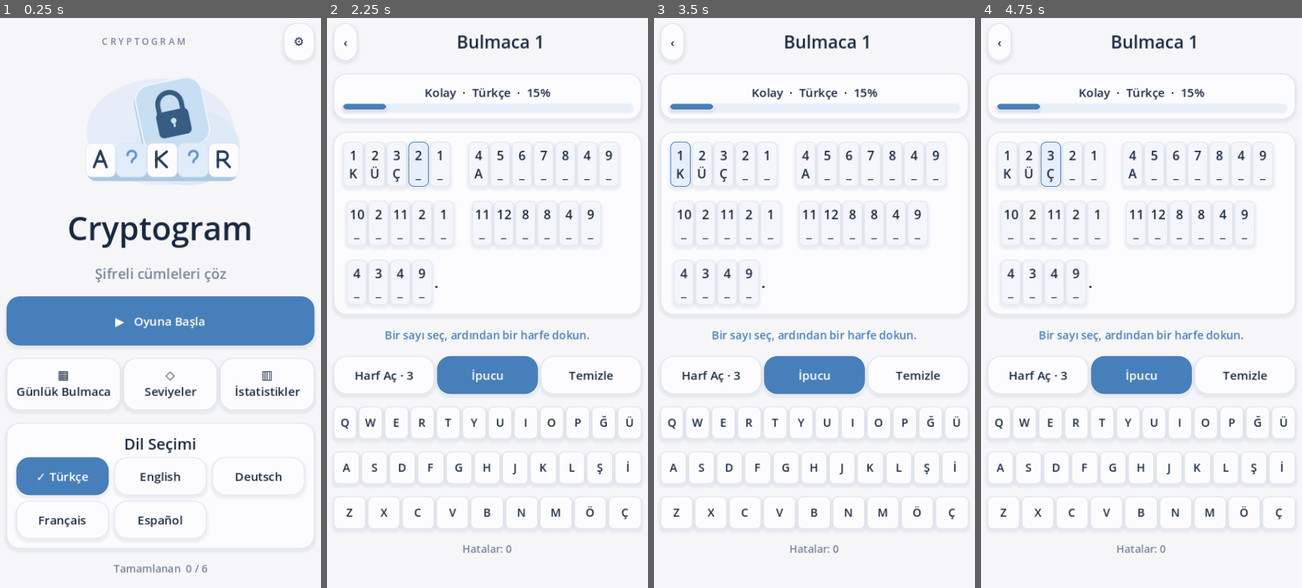
Above: before the commit, frames 1-4 (left to right).
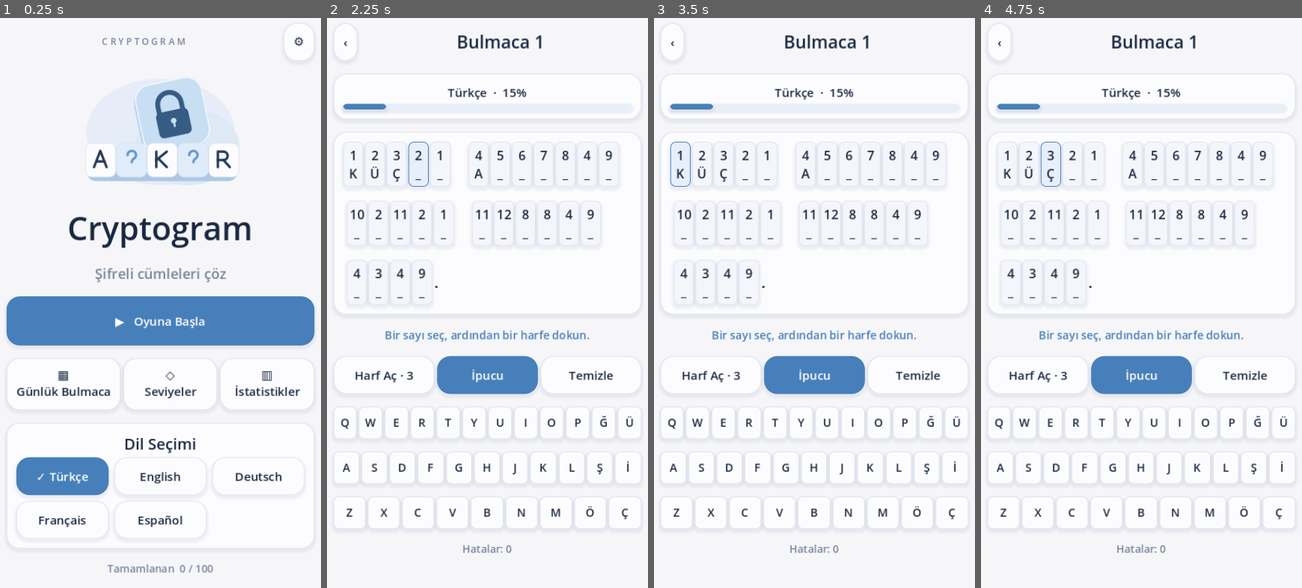
Above: after the commit, the same moments.

Repository: mehtapkirkgoz/cryptogram-mobile
Game: Godot game, scene res://scenes/main.tscn
The game is run twice, just before and just after one commit, with the same random seed, the same clock (stepped at 60 frames per second) and the same inputs.
Inputs:
- Up to frame 1 (0.25 s): no input
- Up to frame 2 (2.25 s): click "▶ Oyuna Başla" at 0.5 s; click "‹" at 1.25 s; click "▶ Oyuna Başla" at 2 s
- Up to frame 3 (3.5 s): click "1 K" at 2.75 s
- Up to frame 4 (4.75 s): click "2 Ü" at 3.5 s; click "3 Ç" at 4.25 s

The runs differ from the first frame. In frame 1, 0.2% of the frame differs, in the area x 33-67%, y 95-98%; in frame 2, 0.4%, in the area x 30-70%, y 12-15%; in frame 3, 0.4%; in frame 4, 0.4%.

Commit message:
Add tutorial flow and 100 progressive puzzles per language

Diff:
--- a/scripts/languages.gd
+++ b/scripts/languages.gd
@@ -7,6 +7,18 @@
 func _ready() -> void:
 	for code in CODES:
 		catalog[code] = JSON.parse_string(FileAccess.get_file_as_string("res://data/%s.json" % code))
+	_expand_puzzles("tr", ["MERAK", "CESARET", "SABIR", "DOSTLUK", "NEŞE", "UMUT", "BİLGİ", "DENGE", "SEVGİ", "EMEK"], ["YENİ YOLLAR AÇAR", "GÜÇ VERİR", "GÜZEL GÜNLER GETİRİR", "KALBİ ISITIR", "HER ŞEYİ DEĞİŞTİRİR", "İÇİMİZİ AYDINLATIR", "BİZİ İLERLETİR", "YARINI KURAR", "HAYATA RENK KATAR", "ZAMANI DEĞERLİ KILAR"])
+	_expand_puzzles("en", ["CURIOUS MINDS", "SMALL HABITS", "KIND WORDS", "BRAVE CHOICES", "QUIET MOMENTS", "FRESH IDEAS", "OPEN HEARTS", "PATIENT HANDS", "DAILY PRACTICE", "CLEAR GOALS"], ["OPEN NEW DOORS", "BRING BRIGHT DAYS", "MAKE ROOM FOR GROWTH", "SHAPE A BETTER PATH", "TURN QUESTIONS INTO WISDOM", "CREATE A LITTLE JOY", "BUILD TRUST OVER TIME", "HELP US MOVE FORWARD", "MAKE EACH STEP COUNT", "KEEP HOPE ALIVE"])
+	_expand_puzzles("de", ["NEUGIERIGE MENSCHEN", "KLEINE SCHRITTE", "GUTE WORTE", "MUTIGE WAHLEN", "RUHIGE MOMENTE", "FRISCHE IDEEN", "OFFENE HERZEN", "GEDULDIGE HÄNDE", "TÄGLICHE ÜBUNG", "KLARE ZIELE"], ["ÖFFNEN NEUE TÜREN", "BRINGEN HELLE TAGE", "SCHAFFEN NEUE WEGE", "GEBEN UNS KRAFT", "MACHEN FRAGEN KLAR", "BRINGEN FREUDE", "BAUEN VERTRAUEN AUF", "FÜHREN UNS WEITER", "LASSEN UNS WACHSEN", "HALTEN HOFFNUNG WACH"])
+	_expand_puzzles("fr", ["LES ESPRITS CURIEUX", "LES PETITS PAS", "LES MOTS GENTILS", "LES CHOIX COURAGEUX", "LES MOMENTS CALMES", "LES IDÉES NEUVES", "LES CŒURS OUVERTS", "LES MAINS PATIENTES", "LA PRATIQUE QUOTIDIENNE", "LES OBJECTIFS CLAIRS"], ["OUVRENT DE NOUVELLES PORTES", "APPORTENT DES JOURS LUMINEUX", "CRÉENT UN CHEMIN", "DONNENT DE LA FORCE", "TRANSFORMENT LES QUESTIONS", "FONT NAÎTRE LA JOIE", "BÂTISSENT LA CONFIANCE", "NOUS FONT AVANCER", "NOUS AIDENT À GRANDIR", "GARDENT L ESPOIR VIVANT"])
+	_expand_puzzles("es", ["LAS MENTES CURIOSAS", "LOS PASOS PEQUEÑOS", "LAS PALABRAS AMABLES", "LAS ELECCIONES VALIENTES", "LOS MOMENTOS TRANQUILOS", "LAS IDEAS NUEVAS", "LOS CORAZONES ABIERTOS", "LAS MANOS PACIENTES", "LA PRÁCTICA DIARIA", "LOS OBJETIVOS CLAROS"], ["ABREN NUEVAS PUERTAS", "TRAEN DÍAS BRILLANTES", "CREAN UN CAMINO", "DAN NUEVA FUERZA", "CONVIERTEN PREGUNTAS EN SABIDURÍA", "HACEN NACER LA ALEGRÍA", "CONSTRUYEN CONFIANZA", "NOS HACEN AVANZAR", "NOS AYUDAN A CRECER", "MANTIENEN VIVA LA ESPERANZA"])
+
+func _expand_puzzles(code: String, subjects: Array, predicates: Array) -> void:
+	var pool: Array = catalog[code].puzzles
+	for index in range(94):
+		var sentence := "%s %s." % [subjects[index % subjects.size()], predicates[(int(index / subjects.size())) % predicates.size()]]
+		pool.append({"id": "%s_%d" % [code, index + 7], "text": sentence, "topic": "Practice %d" % (index + 1)})
+	catalog[code].puzzles = pool
 
 func info() -> Dictionary:
 	return catalog[current]
--- a/scripts/main.gd
+++ b/scripts/main.gd
@@ -11,6 +11,7 @@
 var daily := false
 var message := ""
 var screen := "home"
+var tutorial := false
 
 func _ready() -> void:
 	var skin := Theme.new()
@@ -113,7 +114,7 @@
 	label_at(body, tr_text("tagline"), 20, MUTED)
 	var completed: Array = Progress.state().completed
 	var index := mini(completed.size(), Languages.puzzles().size() - 1)
-	button_at(body, "▶   " + tr_text("play"), func(): start(index), true).custom_minimum_size.y = 70
+	button_at(body, "▶   " + tr_text("play"), func(): begin_play(index), true).custom_minimum_size.y = 70
 	var shortcuts := row(body)
 	button_at(shortcuts, "▦\n" + tr_text("daily"), start_daily)
 	button_at(shortcuts, "◇\n" + tr_text("levels"), levels)
@@ -176,6 +177,12 @@
 	var today := Time.get_date_string_from_system()
 	start(int(today.replace("-", "")) % Languages.puzzles().size(), true)
 
+func begin_play(index: int) -> void:
+	tutorial = not bool(Progress.data.get("tutorial_seen", false))
+	Progress.data.tutorial_seen = true
+	Progress.save()
+	start(index)
+
 func start(index: int, is_daily: bool = false) -> void:
 	daily = is_daily
 	puzzle_index = index
@@ -220,7 +227,14 @@
 	base()
 	header(tr_text("daily") if daily else "%s %d" % [tr_text("puzzle"), puzzle_index + 1])
 	var info := panel(body)
-	label_at(info, "%s  ·  %s  ·  %d%%" % [difficulty(puzzle_index), Languages.info().name, roundi(game.ratio() * 100)], 17)
+	label_at(info, "%s  ·  %d%%" % [Languages.info().name, roundi(game.ratio() * 100)], 17)
+	if tutorial and not game.solved():
+		var guide := label_at(body, tr_text("instruction"), 17, BLUE)
+		guide.modulate = Color(1, 1, 1, 0.35)
+		guide.pivot_offset = guide.size / 2.0
+		var pulse := create_tween().set_loops()
+		pulse.tween_property(guide, "modulate:a", 1.0, 0.55)
+		pulse.tween_property(guide, "modulate:a", 0.35, 0.55)
 	var progress_bar := ProgressBar.new()
 	progress_bar.value = game.ratio() * 100
 	progress_bar.show_percentage = false
--- a/tests/test_ui.gd
+++ b/tests/test_ui.gd
@@ -9,6 +9,7 @@
 	root.add_child(app)
 	var original_language: String = Languages.current
 	for code in Languages.CODES:
+		assert(Languages.puzzles().size() == 100)
 		Languages.current = code
 		app.home()
 		await get_tree().process_frame
@@ -41,5 +42,5 @@
 		app.settings()
 		await get_tree().process_frame
 	Languages.current = original_language
-	print("PASS: home, 30 puzzle screens, levels, statistics and settings in five languages")
+	print("PASS: home, 500 puzzle screens, levels, statistics and settings in five languages")
 	get_tree().quit()
